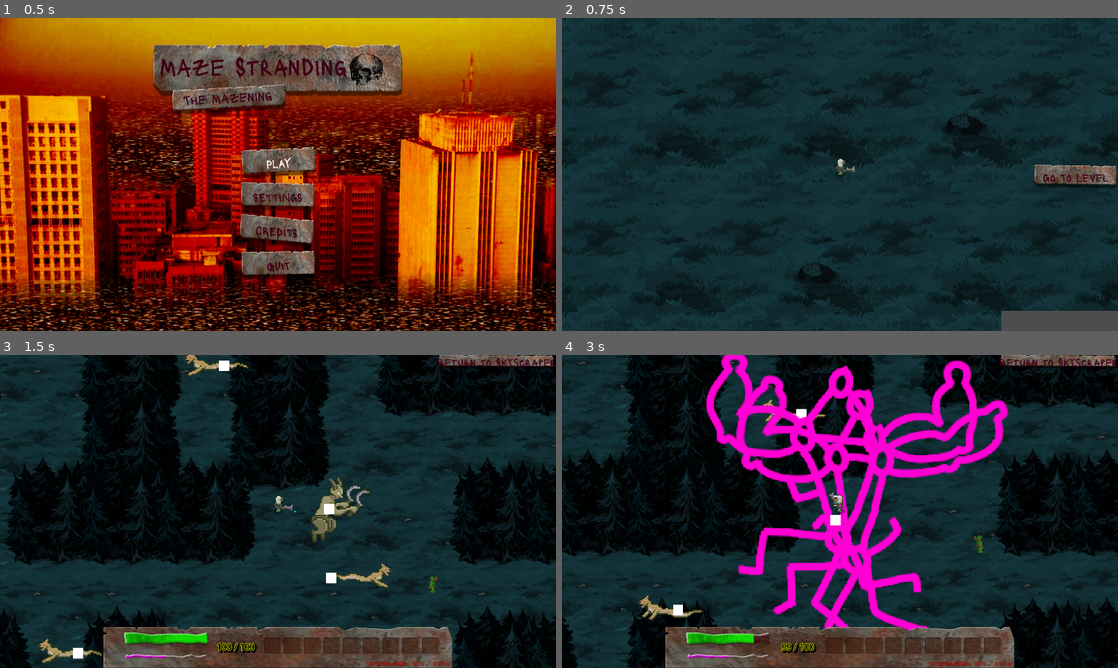
Above: before the commit, frames 1-4 (two rows, left to right).
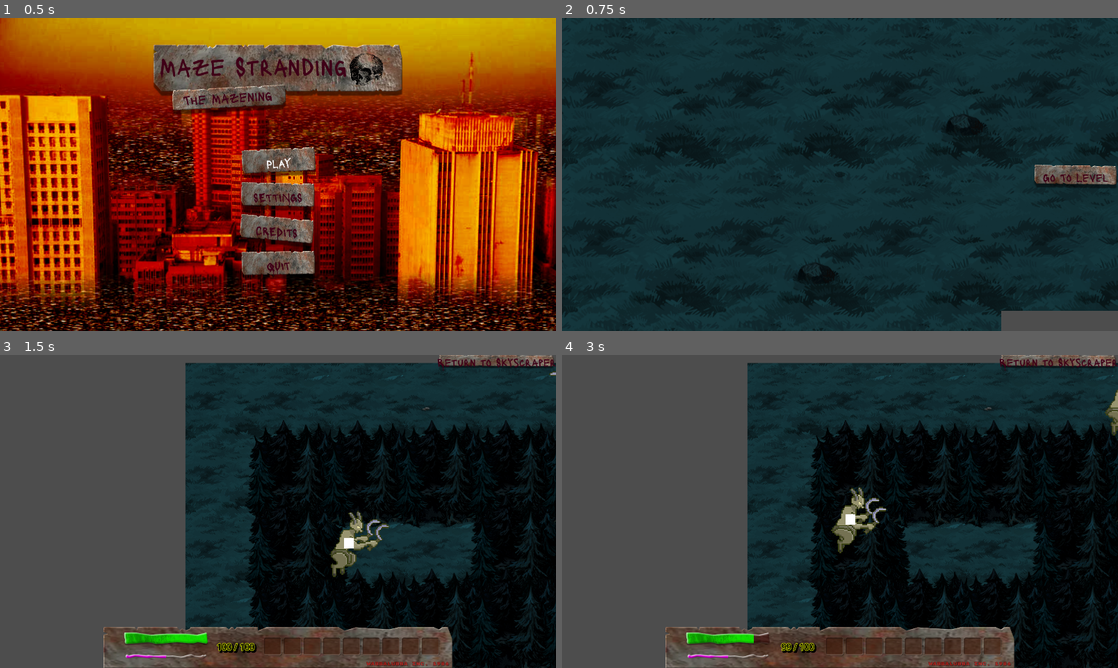
Above: after the commit, the same moments.

Repository: 100-Devs-1-Game/WildJamProject
Game: Godot game, scene res://main.tscn
The game is run twice, just before and just after one commit, with the same random seed, the same clock (stepped at 60 frames per second) and the same inputs.
Inputs (mouse positions are in pixels of both pictures, inside the frame that each line leads up to):
- Up to frame 1 (0.5 s): no input
- Up to frame 2 (0.75 s): click "PLAY" at 0.5 s
- Up to frame 3 (1.5 s): click "Go To Level" at 1.25 s
- Up to frame 4 (3 s): tap Enter at 2 s; move the mouse to (962, 495) at 2.02 s; hold D (movement_right) 2.03-2.78 s; hold Space (interact) 2.03-2.78 s; move the mouse to (728, 527) at 2.77 s; hold S (movement_down) from 2.78 s (still down); tap Shift (movement_sprint) at 2.85 s

Frame 1 is identical in both runs. In frame 2, less than 0.1% of the frame differs, in the area x 49-53%, y 44-51%; in frame 3, 65%; in frame 4, 69%, in the area x 0-100%, y 0-100%.

Commit message:
An actual inventory with player model reflecting equipped items

Diff:
--- /dev/null
+++ b/project/autoloads/player_inventory.gd
@@ -0,0 +1,64 @@
+extends Node
+
+const item_library = {
+	"weapons": [
+		"res://data/items/blunderbuss.tres",
+		"res://data/items/katana.tres",
+		"res://data/items/polearm.tres",
+	],
+	"heads": [
+		"res://data/items/android_head.tres",
+	],
+	"torsos": [
+		"res://data/items/android_torso.tres",
+	],
+	"arms": [
+		"res://data/items/android_arm.tres",
+	],
+	"legs": [
+		"res://data/items/android_leg.tres",
+	],
+}
+
+var inventory: Dictionary[Item, int]
+var equipped_head: Upgrade
+var equipped_torso: Upgrade
+var equipped_legs: Upgrade
+var equipped_arm: Upgrade
+var equipped_weapon: Weapon
+
+
+func _ready() -> void:
+	Signals.item_picked_up.connect(add_item.bind(1))
+
+
+func generate_new_android_inventory() -> void:
+	equipped_head = load(item_library["heads"].pick_random()).duplicate()
+	equipped_head.randomize()
+	equipped_torso = load(item_library["torsos"].pick_random()).duplicate()
+	equipped_torso.randomize()
+	equipped_legs = load(item_library["legs"].pick_random()).duplicate()
+	equipped_legs.randomize()
+	equipped_arm = load(item_library["arms"].pick_random()).duplicate()
+	equipped_arm.randomize()
+	var new_weapon = item_library["weapons"].pick_random()
+	print(new_weapon)
+	equipped_weapon = load(new_weapon).duplicate()
+	equipped_weapon.randomize()
+	Signals.inventory_updated.emit()
+
+
+func add_item(item: Item, count: int) -> void:
+	if item in inventory:
+		inventory[item] += count
+	else:
+		inventory[item] = count
+	prints("The player picked up the item with name:", item.name, "the player now has:", inventory)
+	Signals.inventory_updated.emit()
+
+
+func remove_item(item: Item, count: int) -> void:
+	inventory[item] -= count
+	if inventory[item] <= 0:
+		inventory.erase(item)
+	Signals.inventory_updated.emit()
--- a/project/autoloads/signals.gd
+++ b/project/autoloads/signals.gd
@@ -16,7 +16,7 @@
 signal change_sanity_value(current_amount: float, max_amount: float)
 ## Emitted when ammo count changes
 signal change_ammo_count_value(current_amount: int, max_amount: int)
-## Emitted when the weapon hotbar needs to be updated
-signal weapon_update(weapons: Array[Weapon])
+## Emitted when the inventory is updated
+signal inventory_updated()
 ## Emitted when an item is picked up
 signal item_picked_up(item: Item)
--- a/project/data/items/android_arm.tres
+++ b/project/data/items/android_arm.tres
@@ -14,4 +14,7 @@
 flavor = "Fresh from the press!"
 icon = SubResource("AtlasTexture_g8oi5")
 icon_variants = 10
+icon_variants_x = 10
+icon_variants_y = 1
+current_icon_variant = 1
 metadata/_custom_type_script = "uid://yngljnvn1p5e"
--- a/project/data/items/android_head.tres
+++ b/project/data/items/android_head.tres
@@ -14,5 +14,7 @@
 flavor = "Central processing"
 icon = SubResource("AtlasTexture_muex4")
 icon_variants = 4
+icon_variants_x = 4
+icon_variants_y = 1
 current_icon_variant = 1
 metadata/_custom_type_script = "uid://de1n1kpgq7enk"
--- a/project/data/items/android_leg.tres
+++ b/project/data/items/android_leg.tres
@@ -13,5 +13,7 @@
 flavor = "Fabricator Quality"
 icon = SubResource("AtlasTexture_p281a")
 icon_variants = 7
+icon_variants_x = 1
+icon_variants_y = 7
 current_icon_variant = 1
 metadata/_custom_type_script = "uid://yngljnvn1p5e"
--- a/project/data/items/android_torso.tres
+++ b/project/data/items/android_torso.tres
@@ -14,5 +14,7 @@
 flavor = "Factory Grade"
 icon = SubResource("AtlasTexture_5td40")
 icon_variants = 10
+icon_variants_x = 10
+icon_variants_y = 1
 current_icon_variant = 1
 metadata/_custom_type_script = "uid://de1n1kpgq7enk"
--- a/project/data/items/blunderbuss.tres
+++ b/project/data/items/blunderbuss.tres
@@ -13,5 +13,10 @@
 name = "Blunderbuss"
 flavor = "Goes boom boom"
 icon = SubResource("AtlasTexture_om2kc")
+icon_variants = 3
+icon_variants_x = 1
+icon_variants_y = 3
+current_icon_variant = 1
+fixed_icon_variant = 1
 model_name = "ARM01"
 metadata/_custom_type_script = "uid://cd87etkkjjin8"
--- a/project/data/items/katana.tres
+++ b/project/data/items/katana.tres
@@ -5,12 +5,17 @@
 
 [sub_resource type="AtlasTexture" id="AtlasTexture_om2kc"]
 atlas = ExtResource("1_555ec")
-region = Rect2(0, 14, 48, 14)
+region = Rect2(0, 0, 48, 14)
 
 [resource]
 script = ExtResource("2_kixpy")
 name = "Katana"
 flavor = "Quck slice!"
 icon = SubResource("AtlasTexture_om2kc")
+icon_variants = 3
+icon_variants_x = 1
+icon_variants_y = 3
+current_icon_variant = 1
+fixed_icon_variant = 2
 model_name = "LEG01"
 metadata/_custom_type_script = "uid://cd87etkkjjin8"
--- a/project/data/items/polearm.tres
+++ b/project/data/items/polearm.tres
@@ -5,12 +5,17 @@
 
 [sub_resource type="AtlasTexture" id="AtlasTexture_om2kc"]
 atlas = ExtResource("1_8elga")
-region = Rect2(0, 14, 48, 14)
+region = Rect2(0, 0, 48, 14)
 
 [resource]
 script = ExtResource("2_wyvwt")
 name = "Polearm"
 flavor = "Stay away from me!"
 icon = SubResource("AtlasTexture_om2kc")
+icon_variants = 3
+icon_variants_x = 1
+icon_variants_y = 3
+current_icon_variant = 1
+fixed_icon_variant = 3
 model_name = "TOR01"
 metadata/_custom_type_script = "uid://cd87etkkjjin8"
--- a/project/modules/hud/hud.tscn
+++ b/project/modules/hud/hud.tscn
@@ -2,14 +2,12 @@
 
 [ext_resource type="Script" uid="uid://cvmp0ryajvp3t" path="res://modules/hud/hud.gd" id="1_lqyyi"]
 [ext_resource type="PackedScene" uid="uid://bp0g5k1my0alh" path="res://modules/hud/weapon_hotbar.tscn" id="2_0vtu1"]
-[ext_resource type="Texture2D" uid="uid://d04pxnbf0kfk1" path="res://assets/ui/hudbg.png" id="2_ngoot"]
+[ext_resource type="StyleBox" uid="uid://dc7xhnn4v2y3" path="res://modules/hud/panel_style.tres" id="2_dyoe6"]
 [ext_resource type="Texture2D" uid="uid://ddd8fvc1xsoag" path="res://assets/ui/hpunder.png" id="2_ugr31"]
 [ext_resource type="Texture2D" uid="uid://kd2mpt203pmv" path="res://assets/ui/hpprogress.png" id="3_ngoot"]
 [ext_resource type="Texture2D" uid="uid://dnircu0tqachx" path="res://assets/ui/sanunder.png" id="4_dyoe6"]
 [ext_resource type="Texture2D" uid="uid://i6ntlb4phfst" path="res://assets/ui/sanprogress.png" id="5_nvutd"]
-
-[sub_resource type="StyleBoxTexture" id="StyleBoxTexture_dyoe6"]
-texture = ExtResource("2_ngoot")
+[ext_resource type="PackedScene" uid="uid://dru8puxo6flwq" path="res://modules/player/player_doll.tscn" id="8_dyoe6"]
 
 [node name="Hud" type="CanvasLayer" node_paths=PackedStringArray("health_bar", "sanity_bar", "ammo_count_label", "weapon_hotbar")]
 layer = 2
@@ -30,7 +28,7 @@
 offset_right = 602.0
 grow_horizontal = 2
 grow_vertical = 0
-theme_override_styles/panel = SubResource("StyleBoxTexture_dyoe6")
+theme_override_styles/panel = ExtResource("2_dyoe6")
 
 [node name="HealthBar" type="TextureProgressBar" parent="."]
 anchors_preset = 8
@@ -95,3 +93,5 @@
 offset_top = 468.0
 offset_right = 256.0
 offset_bottom = 468.0
+
+[node name="PlayerDoll" parent="." instance=ExtResource("8_dyoe6")]
--- /dev/null
+++ b/project/modules/hud/panel_style.tres
@@ -0,0 +1,6 @@
+[gd_resource type="StyleBoxTexture" load_steps=2 format=3 uid="uid://dc7xhnn4v2y3"]
+
+[ext_resource type="Texture2D" uid="uid://d04pxnbf0kfk1" path="res://assets/ui/hudbg.png" id="1_vmguq"]
+
+[resource]
+texture = ExtResource("1_vmguq")
--- a/project/modules/hud/weapon_hotbar.gd
+++ b/project/modules/hud/weapon_hotbar.gd
@@ -5,12 +5,13 @@
 @onready var weapon_slot_scene: PackedScene = preload("res://modules/hud/weapon_slot.tscn")
 
 func _ready() -> void:
-	Signals.weapon_update.connect(populate_hotbar)
+	Signals.inventory_updated.connect(populate_hotbar)
 
 # Populate the hotbar with all items in same order
-func populate_hotbar(weapons: Array[Weapon]) -> void:
-	for idx in min(len(weapons), len(weapons_hotbar_list.get_children())):
-		weapons_hotbar_list.get_child(idx).get_node("SlotImage").texture = weapons[idx].icon
+func populate_hotbar() -> void:
+	var inventory = PlayerInventory.inventory.keys()
+	for idx in min(len(inventory), len(weapons_hotbar_list.get_children())):
+		weapons_hotbar_list.get_child(idx).get_node("SlotImage").texture = inventory[idx].get_2d_texture()
 	select_item(0)
 
 # Hightlight the currentlty selected item by showing a frame around it
--- a/project/modules/items/item.gd
+++ b/project/modules/items/item.gd
@@ -6,7 +6,25 @@
 
 @export var icon: AtlasTexture
 @export var icon_variants: int
+@export var icon_variants_x: int
+@export var icon_variants_y: int
 @export var current_icon_variant: int
+@export var fixed_icon_variant: int = 0
+
 
 @export var model: PackedScene
 @export var model_name: String # This is the node name under the root of "res://assets/3d/items/item_drops.tscn"
+
+
+func randomize():
+	assert (icon_variants == (icon_variants_x * icon_variants_y))
+	if icon_variants > 1 and not fixed_icon_variant:
+		current_icon_variant = randi_range(1, icon_variants)
+
+func get_2d_texture() -> AtlasTexture:
+	var icon_variant = current_icon_variant
+	if fixed_icon_variant:
+		icon_variant = fixed_icon_variant
+	icon.region.position.x = icon.region.size.x * ((icon_variant - 1) % icon_variants_x)
+	icon.region.position.y = icon.region.size.y * ((icon_variant - 1) % icon_variants_y)
+	return icon
--- a/project/modules/items/item_instance.tscn
+++ b/project/modules/items/item_instance.tscn
@@ -27,7 +27,6 @@
 
 [node name="ItemInstance" type="Node2D"]
 script = ExtResource("1_akx2o")
-kick_arch_height = null
 
 [node name="Shadow" type="Sprite2D" parent="."]
 modulate = Color(0, 0, 0, 0.3764706)
--- a/project/modules/level/level.gd
+++ b/project/modules/level/level.gd
@@ -94,7 +94,9 @@
 func spawn_items(item_num: int):
 	for i in item_num:
 		var coords = terrain.get_used_cells().pick_random()
-		spawn_item(coords, item_library.pick_random())
+		var random_item = item_library.pick_random().duplicate()
+		random_item.randomize()
+		spawn_item(coords, random_item)
 
 
 func spawn_item(coords: Vector2i, item_structure: Item):
--- a/project/modules/player/debug_map.gd
+++ b/project/modules/player/debug_map.gd
@@ -7,7 +7,9 @@
 	init_signals()
 
 	item_library = []
-	for i in PlayerInventory.item_library:
-		item_library.append(load(i))
+	for items in PlayerInventory.item_library.values():
+		for i in items:
+			item_library.append(load(i))
 	if terrain:
 		spawn_items(item_num)
+	PlayerInventory.generate_new_android_inventory()
--- a/project/modules/player/debug_map.tscn
+++ b/project/modules/player/debug_map.tscn
@@ -1,10 +1,9 @@
-[gd_scene load_steps=10 format=4 uid="uid://bij2gt0m1r71w"]
+[gd_scene load_steps=9 format=4 uid="uid://bij2gt0m1r71w"]
 
 [ext_resource type="PackedScene" uid="uid://h2lk2e0pam0g" path="res://modules/player/player.tscn" id="1_5ydlk"]
 [ext_resource type="Script" uid="uid://b1clykhmyy28s" path="res://modules/player/debug_map.gd" id="1_cychg"]
 [ext_resource type="TileSet" uid="uid://o8taylafv3nk" path="res://modules/level/terrain_tile_set.tres" id="2_gsm8h"]
 [ext_resource type="Texture2D" uid="uid://cum3y5bgg7gjx" path="res://assets/tilemap/dark_forest/boulder_3.png" id="6_cychg"]
-[ext_resource type="PackedScene" uid="uid://dru8puxo6flwq" path="res://modules/player/player_inventory.tscn" id="10_4gjip"]
 [ext_resource type="PackedScene" uid="uid://833q7u8hgfk5" path="res://modules/enemies/enemy.tscn" id="11_ud308"]
 [ext_resource type="PackedScene" uid="uid://6s5vq2qeopxv" path="res://modules/hud/hud.tscn" id="13_cychg"]
 
@@ -48,9 +47,3 @@
 is_ranged = true
 
 [node name="Hud" parent="." instance=ExtResource("13_cychg")]
-offset_left = 960.0
-offset_top = 540.0
-offset_right = 960.0
-offset_bottom = 540.0
-
-[node name="PlayerInventory" parent="." instance=ExtResource("10_4gjip")]
--- a/project/modules/player/player.gd
+++ b/project/modules/player/player.gd
@@ -32,6 +32,7 @@
 
 # health
 @export var max_health := 100
+var is_doll := false
 var health := max_health
 var invincible := false
 
@@ -45,14 +46,40 @@
 func _ready() -> void:
 	bullet_timer.wait_time= shoot_rate
 	_post_ready.call_deferred()
+	_update_player_textures()
+	Signals.inventory_updated.connect(_update_player_textures)
 
 func _post_ready():
+	if is_doll:
+		return
 	# ensure the HUD is fully loaded before setting the initial values
 	Signals.change_ammo_count_value.emit(ammo, max_ammo)
 	Signals.change_health_value.emit(health, max_health)
 
+func _update_player_textures():
+	$Model/Leg.texture = null
+	if PlayerInventory.equipped_legs:
+		$Model/Leg.texture = PlayerInventory.equipped_legs.get_2d_texture()
+
+	$Model/Torso.texture = null
+	if PlayerInventory.equipped_torso:
+		$Model/Torso.texture = PlayerInventory.equipped_torso.get_2d_texture()
+
+	$Model/Shoulder/Arm.texture = null
+	if PlayerInventory.equipped_arm:
+		$Model/Shoulder/Arm.texture = PlayerInventory.equipped_arm.get_2d_texture()
+
+	$Model/Shoulder/Arm/Weapon/Sprite2D.texture = null
+	if PlayerInventory.equipped_weapon:
+		$Model/Shoulder/Arm/Weapon/Sprite2D.texture = PlayerInventory.equipped_weapon.get_2d_texture()
+
+	$Model/Head.texture = null
+	if PlayerInventory.equipped_head:
+		$Model/Head.texture = PlayerInventory.equipped_head.get_2d_texture()
 
 func _process(_delta: float) -> void:
+	if is_doll:
+		return
 	var looking_right := global_position.x < get_global_mouse_position().x
 	model.scale.x = model_scale if looking_right else -model_scale
 
@@ -65,6 +92,8 @@
 		shoulder.rotation = 0
 
 func _physics_process(delta: float) -> void:
+	if is_doll:
+		return
 	var input_vector = Input.get_vector("movement_left", "movement_right", "movement_up", "movement_down").normalized()
 	# Since this is an isometric perspective, reduce vertical movement, assuming a 45 degree camera, the movement is halved
 	input_vector.y *= 0.5
@@ -109,6 +138,8 @@
 	bullet_timer.start()
 
 func _on_bullet_timer_timeout() -> void:
+	if is_doll:
+		return
 	if ammo <= 0:
 		return
 	ammo -= 1
@@ -145,7 +176,7 @@
 
 # Take damage
 func take_damage(amount: int):
-	if invincible:
+	if invincible or is_doll:
 		return
 
 	health -= amount
@@ -158,10 +189,6 @@
 	else:
 		start_iframes()
 
-
-
-
-
 # Toggle iframes
 func start_iframes():
 	invincible = true
--- a/project/modules/player/player.tscn
+++ b/project/modules/player/player.tscn
@@ -1,13 +1,8 @@
-[gd_scene load_steps=18 format=3 uid="uid://h2lk2e0pam0g"]
+[gd_scene load_steps=13 format=3 uid="uid://h2lk2e0pam0g"]
 
 [ext_resource type="Script" uid="uid://b18ysuseie2dw" path="res://modules/player/player.gd" id="1_hqo1x"]
 [ext_resource type="PackedScene" uid="uid://tt37bu0jl5sw" path="res://modules/player/bullet.tscn" id="2_m7q0d"]
-[ext_resource type="Texture2D" uid="uid://cj1finvotitst" path="res://assets/player_parts/Android_legs_sheet_15x12.png" id="3_5rkg0"]
 [ext_resource type="Texture2D" uid="uid://biybclni06xgd" path="res://assets/shadow.png" id="3_ej5i3"]
-[ext_resource type="Texture2D" uid="uid://bi1gxmmhaheeo" path="res://assets/player_parts/Android_torso_sheet_13x13.png" id="4_ej5i3"]
-[ext_resource type="Texture2D" uid="uid://cwpvv1q45m832" path="res://assets/player_parts/Android_arm_sheet_9x9.png" id="5_dhhsu"]
-[ext_resource type="Texture2D" uid="uid://d0fdxjdvtk7fm" path="res://assets/player_parts/Android_heads_sheet_20x20.png" id="7_5opsm"]
-[ext_resource type="Texture2D" uid="uid://elkp0umlm138" path="res://assets/player_parts/Weapons.png" id="8_0rblh"]
 [ext_resource type="PackedScene" uid="uid://bjqqanft5hhy8" path="res://modules/player/player_hurtbox.tscn" id="9_dhhsu"]
 
 [sub_resource type="CapsuleShape2D" id="CapsuleShape2D_qgxqk"]
@@ -167,16 +162,11 @@
 [node name="Leg" type="Sprite2D" parent="Model"]
 texture_filter = 1
 position = Vector2(0, 6)
-texture = ExtResource("3_5rkg0")
-hframes = 6
-vframes = 7
+hframes = 7
 frame = 1
 
 [node name="Torso" type="Sprite2D" parent="Model"]
 texture_filter = 1
-texture = ExtResource("4_ej5i3")
-hframes = 10
-frame = 9
 
 [node name="Shoulder" type="Node2D" parent="Model"]
 unique_name_in_owner = true
@@ -185,10 +175,7 @@
 [node name="Arm" type="Sprite2D" parent="Model/Shoulder"]
 texture_filter = 1
 position = Vector2(2, 2)
-texture = ExtResource("5_dhhsu")
 offset = Vector2(3, 2)
-hframes = 10
-frame = 9
 
 [node name="Weapon" type="Node2D" parent="Model/Shoulder/Arm"]
 show_behind_parent = true
@@ -197,8 +184,6 @@
 [node name="Sprite2D" type="Sprite2D" parent="Model/Shoulder/Arm/Weapon"]
 texture_filter = 1
 position = Vector2(14, 1)
-texture = ExtResource("8_0rblh")
-vframes = 3
 
 [node name="AnimationPlayer" type="AnimationPlayer" parent="Model/Shoulder/Arm/Weapon"]
 libraries = {
@@ -208,9 +193,6 @@
 [node name="Head" type="Sprite2D" parent="Model"]
 texture_filter = 1
 position = Vector2(0, -10)
-texture = ExtResource("7_5opsm")
-hframes = 4
-frame = 3
 
 [node name="AnimationPlayer" type="AnimationPlayer" parent="Model"]
 unique_name_in_owner = true
--- /dev/null
+++ b/project/modules/player/player_doll.gd
@@ -0,0 +1,35 @@
+class_name  PlayerDoll
+extends Node2D
+
+
+func _ready() -> void:
+	hide()
+	_update_icons()
+	Signals.inventory_updated.connect(_update_icons)
+	$Player.is_doll = true
+	$Player/Model/Leg.frame = 3
+
+
+func _on_generate_pressed() -> void:
+	PlayerInventory.generate_new_android_inventory() # Replace with function body.
+
+
+func _input(event: InputEvent) -> void:
+	if event.is_action_pressed("show_inventory"):
+		if visible:
+			hide()
+		else:
+			show()
+
+
+func _update_icons() -> void:
+	if PlayerInventory.equipped_arm:
+		$Arm.get_node("SlotImage").texture = PlayerInventory.equipped_arm.get_2d_texture()
+	if PlayerInventory.equipped_weapon:
+		$Weapon.get_node("SlotImage").texture = PlayerInventory.equipped_weapon.get_2d_texture()
+	if PlayerInventory.equipped_head:
+		$Head.get_node("SlotImage").texture = PlayerInventory.equipped_head.get_2d_texture()
+	if PlayerInventory.equipped_legs:
+		$Legs.get_node("SlotImage").texture = PlayerInventory.equipped_legs.get_2d_texture()
+	if PlayerInventory.equipped_torso:
+		$Torso.get_node("SlotImage").texture = PlayerInventory.equipped_torso.get_2d_texture()
--- /dev/null
+++ b/project/modules/player/player_doll.tscn
@@ -0,0 +1,63 @@
+[gd_scene load_steps=5 format=3 uid="uid://dru8puxo6flwq"]
+
+[ext_resource type="Script" uid="uid://dscxkjc42rhx7" path="res://modules/player/player_doll.gd" id="1_kt1ex"]
+[ext_resource type="PackedScene" uid="uid://h2lk2e0pam0g" path="res://modules/player/player.tscn" id="2_8em2e"]
+[ext_resource type="StyleBox" uid="uid://dc7xhnn4v2y3" path="res://modules/hud/panel_style.tres" id="2_iuwr6"]
+[ext_resource type="PackedScene" uid="uid://dxom55xj78atn" path="res://modules/hud/weapon_slot.tscn" id="3_qjnmt"]
+
+[node name="PlayerDoll" type="Node2D"]
+script = ExtResource("1_kt1ex")
+metadata/_custom_type_script = "uid://dscxkjc42rhx7"
+
+[node name="BackPanel" type="Panel" parent="."]
+anchors_preset = -1
+anchor_left = -0.032
+anchor_top = 0.021000002
+anchor_right = -0.032
+anchor_bottom = 0.021000002
+offset_left = 64.0
+offset_top = 64.0
+offset_right = 640.0
+offset_bottom = 768.0
+theme_override_styles/panel = ExtResource("2_iuwr6")
+
+[node name="Generate" type="Button" parent="."]
+offset_right = 260.0
+offset_bottom = 31.0
+text = "Generate new android inventory"
+
+[node name="Player" parent="." instance=ExtResource("2_8em2e")]
+position = Vector2(320, 512)
+scale = Vector2(3, 3)
+
+[node name="Weapon" parent="." instance=ExtResource("3_qjnmt")]
+offset_left = 128.0
+offset_top = 512.0
+offset_right = 192.0
+offset_bottom = 576.0
+
+[node name="Legs" parent="." instance=ExtResource("3_qjnmt")]
+offset_left = 128.0
+offset_top = 640.0
+offset_right = 192.0
+offset_bottom = 704.0
+
+[node name="Head" parent="." instance=ExtResource("3_qjnmt")]
+offset_left = 128.0
+offset_top = 128.0
+offset_right = 192.0
+offset_bottom = 192.0
+
+[node name="Torso" parent="." instance=ExtResource("3_qjnmt")]
+offset_left = 128.0
+offset_top = 256.0
+offset_right = 192.0
+offset_bottom = 320.0
+
+[node name="Arm" parent="." instance=ExtResource("3_qjnmt")]
+offset_left = 128.0
+offset_top = 384.0
+offset_right = 192.0
+offset_bottom = 448.0
+
+[connection signal="pressed" from="Generate" to="." method="_on_generate_pressed"]
--- a/project/modules/player/player_inventory.gd
+++ /dev/null
@@ -1,50 +0,0 @@
-class_name  PlayerInventory
-extends Node2D
-
-const item_library = [
-	"res://data/items/blunderbuss.tres",
-	"res://data/items/katana.tres",
-	"res://data/items/polearm.tres",
-]
-
-@export var row_count: int
-@export var column_count: int
-
-var inventory: Dictionary[Item, int]
-var equipped_head: Item
-var equipped_torso: Item
-var equipped_legs: Item
-var equipped_weapon: Weapon
-
-func _ready() -> void:
-	hide()
-	Signals.item_picked_up.connect(add_item.bind(1))
-
-
-func generate_new_android_inventory() -> void:
-	pass
-
-func add_item(item: Item, count: int) -> void:
-	if item in inventory:
-		inventory[item] += count
-	else:
-		inventory[item] = count
-	prints("The player picked up the item with name:", item.model_name, "the player now has:", inventory)
-	var weapons: Array[Weapon]
-	for i in inventory:
-		if i is Weapon and i not in weapons:
-			weapons.append(i)
-	Signals.weapon_update.emit(weapons)
-
-func remove_item(item: Item, count: int) -> void:
-	inventory[item] -= count
-	if inventory[item] <= 0:
-		inventory.erase(item)
-
-
-func render_inventory():
-	show()
-
-
-func _on_generate_pressed() -> void:
-	generate_new_android_inventory() # Replace with function body.
--- a/project/modules/player/player_inventory.tscn
+++ /dev/null
@@ -1,99 +0,0 @@
-[gd_scene load_steps=2 format=3 uid="uid://dru8puxo6flwq"]
-
-[ext_resource type="Script" uid="uid://dscxkjc42rhx7" path="res://modules/player/player_inventory.gd" id="1_kt1ex"]
-
-[node name="PlayerInventory" type="Node2D"]
-script = ExtResource("1_kt1ex")
-row_count = 4
-column_count = 4
-metadata/_custom_type_script = "uid://dscxkjc42rhx7"
-
-[node name="PlayerDoll" type="Control" parent="."]
-layout_mode = 3
-anchors_preset = 0
-offset_left = 128.0
-offset_top = 128.0
-offset_right = 623.0
-offset_bottom = 516.0
-
-[node name="Doll" type="Panel" parent="PlayerDoll"]
-layout_mode = 1
-anchors_preset = -1
-anchor_left = -0.032
-anchor_top = 0.021000002
-anchor_right = -0.032
-anchor_bottom = 0.021000002
-offset_left = -48.16
-offset_top = -8.148001
-offset_right = 527.84
-offset_bottom = 823.852
-
-[node name="Weapon" type="Panel" parent="PlayerDoll"]
-layout_mode = 0
-offset_top = 448.0
-offset_right = 128.0
-offset_bottom = 576.0
-
-[node name="Weapon" type="TextureRect" parent="PlayerDoll/Weapon"]
-layout_mode = 0
-offset_right = 40.0
-offset_bottom = 40.0
-
-[node name="Legs" type="Panel" parent="PlayerDoll"]
-layout_mode = 0
-offset_left = 128.0
-offset_top = 640.0
-offset_right = 256.0
-offset_bottom = 768.0
-
-[node name="Legs" type="TextureRect" parent="PlayerDoll/Legs"]
-layout_mode = 0
-offset_right = 40.0
-offset_bottom = 40.0
-
-[node name="Torso" type="Panel" parent="PlayerDoll"]
-layout_mode = 1
-anchors_preset = -1
-anchor_bottom = 0.021000002
-offset_top = 256.0
-offset_right = 128.0
-offset_bottom = 375.852
-
-[node name="Torso" type="TextureRect" parent="PlayerDoll/Torso"]
-layout_mode = 0
-offset_right = 40.0
-offset_bottom = 40.0
-
-[node name="Head" type="Panel" parent="PlayerDoll"]
-layout_mode = 0
-offset_left = 128.0
-offset_top = 64.0
-offset_right = 256.0
-offset_bottom = 192.0
-
-[node name="Head" type="TextureRect" parent="PlayerDoll/Head"]
-layout_mode = 0
-offset_left = 192.0
-offset_top = 64.0
-offset_right = 320.0
-offset_bottom = 192.0
-
-[node name="UnusedItems" type="Control" parent="."]
-layout_mode = 3
-anchors_preset = 0
-offset_left = 704.0
-offset_top = 128.0
-offset_right = 704.0
-offset_bottom = 128.0
-
-[node name="Panel" type="Panel" parent="UnusedItems"]
-layout_mode = 0
-offset_right = 1024.0
-offset_bottom = 832.0
-
-[node name="Generate" type="Button" parent="."]
-offset_right = 8.0
-offset_bottom = 8.0
-text = "Generate new android inventory"
-
-[connection signal="pressed" from="Generate" to="." method="_on_generate_pressed"]
--- a/project/project.godot
+++ b/project/project.godot
@@ -31,6 +31,7 @@
 DialogueManager="*res://autoloads/dialogue_manager.tscn"
 CollisionLayers="*res://autoloads/collision_layers.gd"
 Progress="*res://autoloads/progress.gd"
+PlayerInventory="*res://autoloads/player_inventory.gd"
 
 [display]
 
@@ -90,6 +91,11 @@
 "events": [Object(InputEventKey,"resource_local_to_scene":false,"resource_name":"","device":-1,"window_id":0,"alt_press …(195 unchanged characters)…
 ]
 }
+show_inventory={
+"deadzone": 0.2,
+"events": [Object(InputEventKey,"resource_local_to_scene":false,"resource_name":"","device":-1,"window_id":0,"alt_pressed":false,"shift_pressed":false,"ctrl_pressed":false,"meta_pressed":false,"pressed":false,"keycode":0,"physical_keycode":73,"key_label":0,"unicode":105,"location":0,"echo":false,"script":null)
+]
+}
 
 [layer_names]
 
Not shown, added: project/autoloads/player_inventory.gd.uid
Renamed: project/modules/player/player_inventory.gd.uid -> project/modules/player/player_doll.gd.uid
